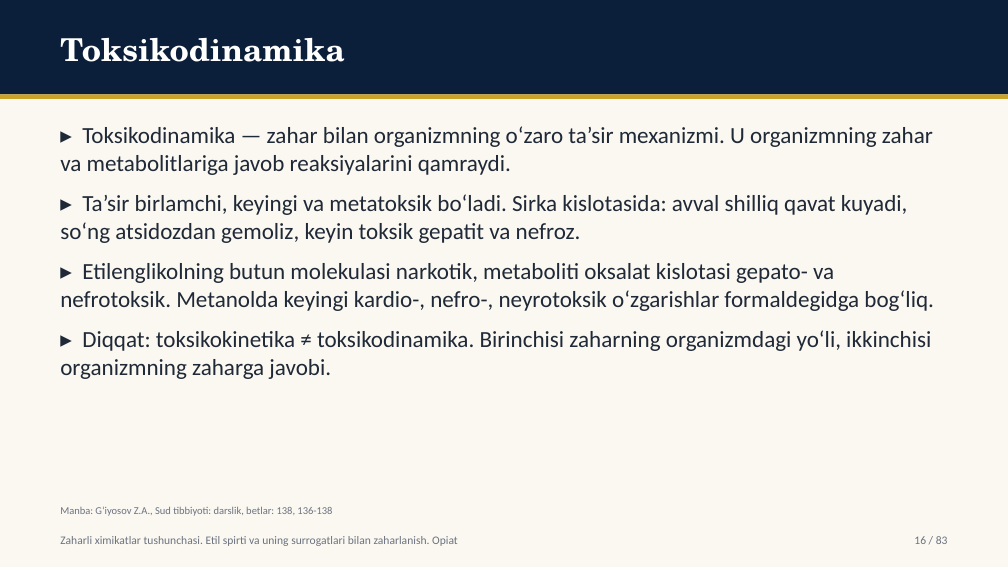
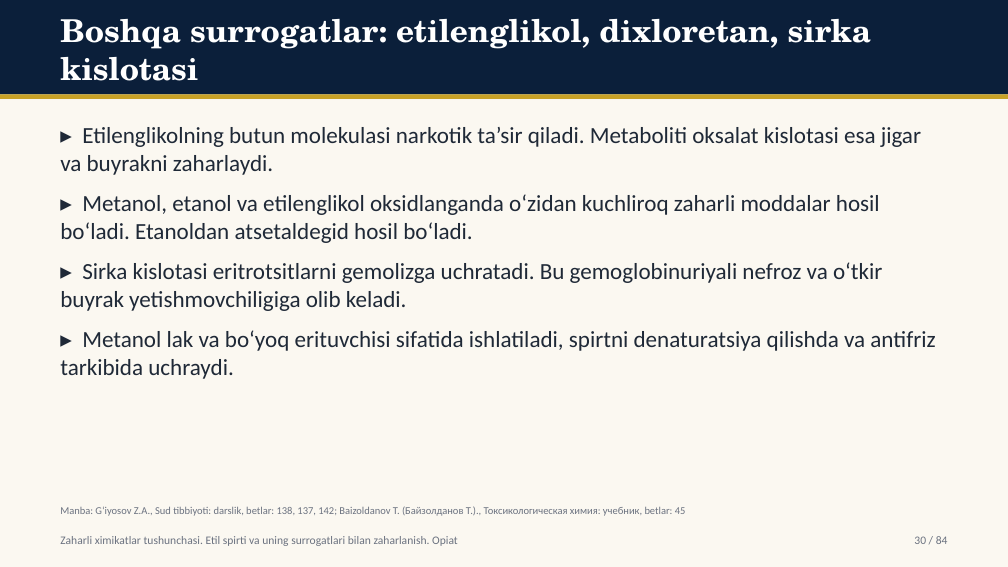
Before and after one commit to davlatsudekspert/forensic-expert, a slide deck: slide 30 of out/ktp26-u-29.pptx (slide 16 before the commit). Drawn at 1008x567 pixels with LibreOffice and Linux fonts; fonts in the diff are those of the drawing. Boxes give left, top, right and bottom in pixels: in the first picture for what was removed or moved away, otherwise in the second. Text is boxed around its words. In the diff, an @@ line names an element or a change of style, - is before the commit and + after.

```diff
--- a/out/ktp26-u-29.pptx
+++ b/out/ktp26-u-29.pptx
@@ text at box(60, 19, 872, 81): text changed @@
-Toksikodinamika
+Boshqa surrogatlar: etilenglikol, dixloretan, sirka kislotasi
@@ text at box(60, 127, 935, 379): text changed @@
-▸ Toksikodinamika — zahar bilan organizmning o‘zaro ta’sir mexanizmi. U organizmning zahar va metabolitlariga javob reaksiyalarini qamraydi.
-▸ Ta’sir birlamchi, keyingi va metatoksik bo‘ladi. Sirka kislotasida: avval shilliq qavat kuyadi, so‘ng atsidozdan gemoliz, keyin toksik gepatit va nefroz.
-▸ Etilenglikolning butun molekulasi narkotik, metaboliti oksalat kislotasi gepato- va nefrotoksik. Metanolda keyingi kardio-, nefro-, neyrotoksik o‘zgarishlar formaldegidga bog‘liq.
-▸ Diqqat: toksikokinetika ≠ toksikodinamika. Birinchisi zaharning organizmdagi yo‘li, ikkinchisi organizmning zaharga javobi.
+▸ Etilenglikolning butun molekulasi narkotik ta’sir qiladi. Metaboliti oksalat kislotasi esa jigar va buyrakni zaharlaydi.
+▸ Metanol, etanol va etilenglikol oksidlanganda o‘zidan kuchliroq zaharli moddalar hosil bo‘ladi. Etanoldan atsetaldegid hosil bo‘ladi.
+▸ Sirka kislotasi eritrotsitlarni gemolizga uchratadi. Bu gemoglobinuriyali nefroz va o‘tkir buyrak yetishmovchiligiga olib keladi.
+▸ Metanol lak va bo‘yoq erituvchisi sifatida ishlatiladi, spirtni denaturatsiya qilishda va antifriz tarkibida uchraydi.
@@ text at box(60, 506, 686, 516): text changed @@
-Manba: G‘iyosov Z.A., Sud tibbiyoti: darslik, betlar: 138, 136-138
+Manba: G‘iyosov Z.A., Sud tibbiyoti: darslik, betlar: 138, 137, 142; Baizoldanov T. (Байзолданов Т.)., Токсикологическая химия: учебник, betlar: 45
@@ text at box(914, 536, 948, 544): text changed @@
-16 / 83
+30 / 84
```
Also in this commit, not shown: 58 other slides changed, 23 slides added, 22 slides removed, 32 other files.
